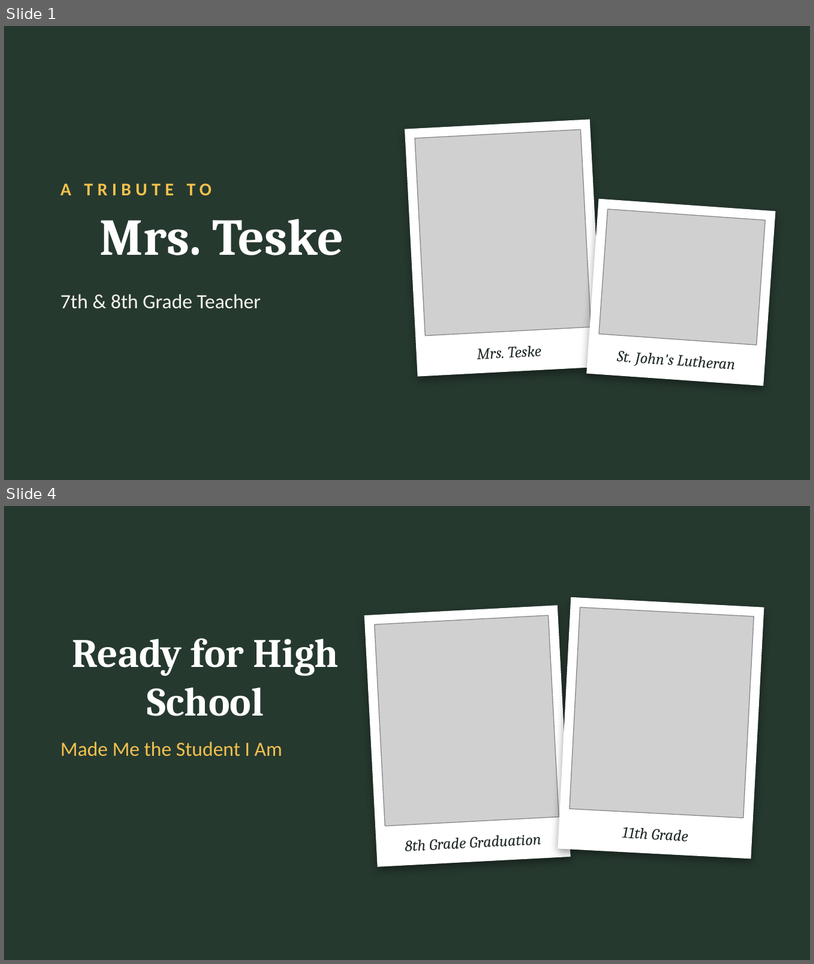
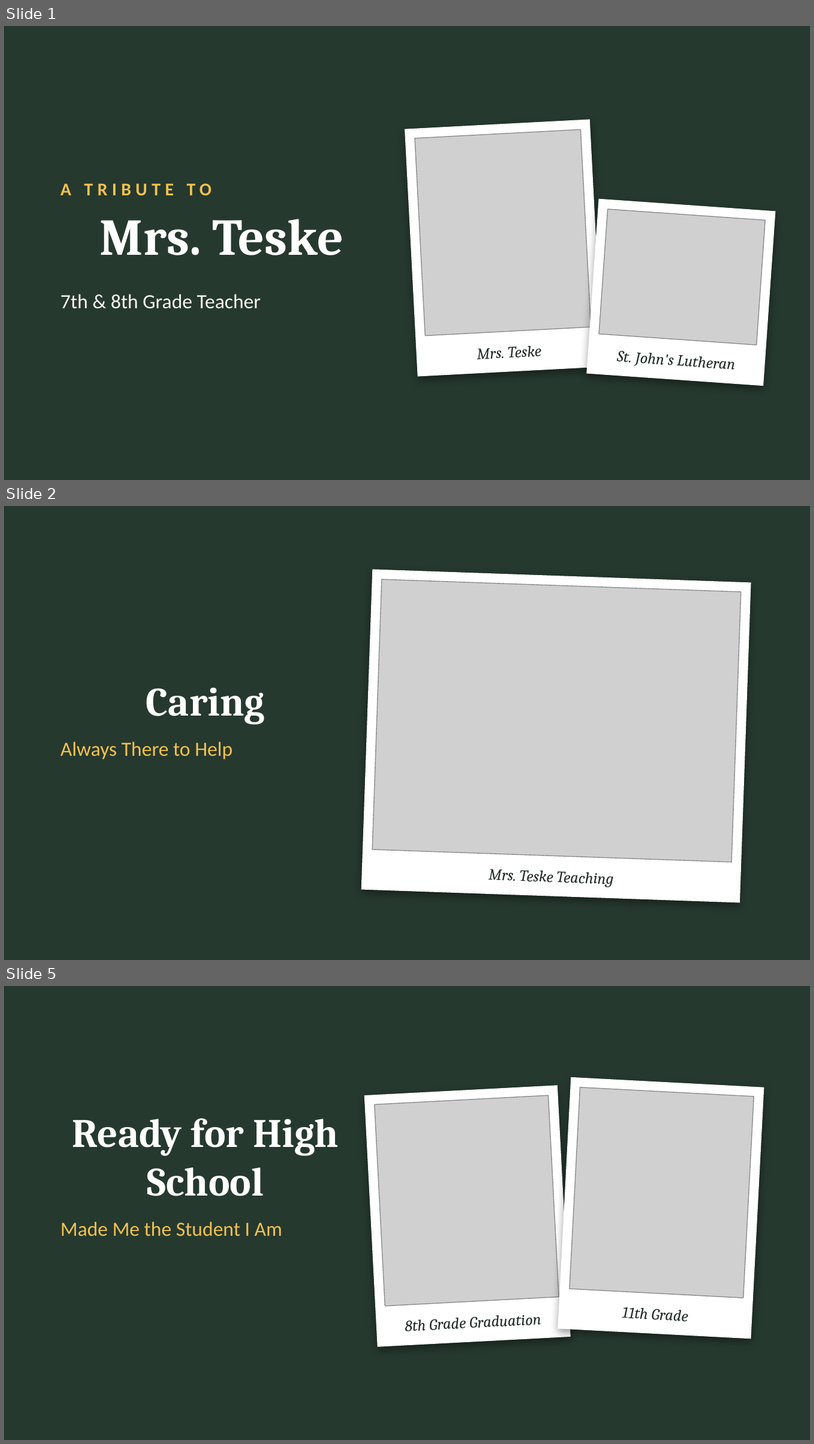
Before and after one commit to orangejack9christian/Claude-etc, a slide deck: tribute-speech/Tribute_Speech_Mrs_Teske.pptx. Shown one above the other, each under a label of ours: slides 1 and 4 before the commit, slides 1, 2 and 5 after it; the slides between them are not shown. The pictures are 814x964 and 814x1444 pixels, drawn with LibreOffice and Linux fonts; fonts in the diff are those of the drawing; grey boxes stand for pictures. Boxes give left, top, right and bottom in pixels: in the first picture for what was removed or moved away, otherwise in the second. Text is boxed around its words. In the diff, an @@ line names an element or a change of style, - is before the commit and + after.

```diff
--- a/tribute-speech/Tribute_Speech_Mrs_Teske.pptx
+++ b/tribute-speech/Tribute_Speech_Mrs_Teske.pptx
@@ slide 2 added at <box>4,506,810,960</box>, background #26392F @@
@@ rectangle added at <box>362,569,752,902</box>, fill #FFFFFF @@
@@ picture added at <box>373,580,741,862</box> @@
@@ title added at <box>146,687,265,724</box>, 36 pt, text #FFFFFF, bold @@
+Caring
@@ text added at <box>60,741,233,759</box>, 18 pt, text #F2C14E @@
+Always There to Help
@@ text added at <box>489,868,614,886</box>, 14 pt, text #1F2A24, italic @@
+Mrs. Teske Teaching
@@ what was slide 4 is now slide 5 @@
```
Also in this commit, not shown: 2 slides changed, 4 other files.
